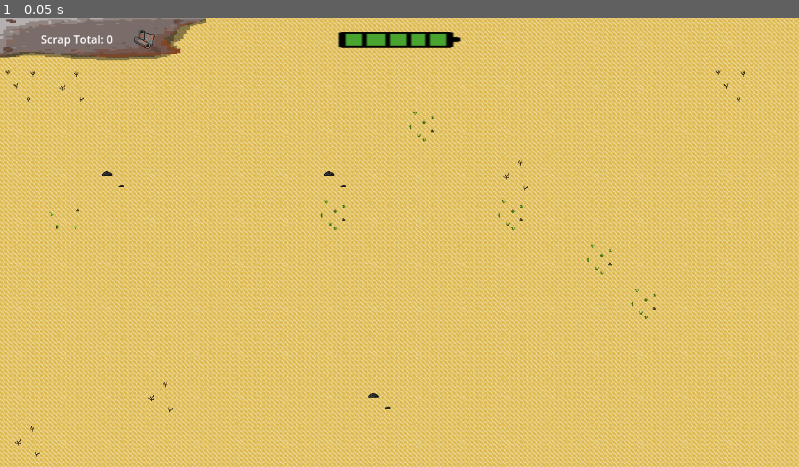
Above: before the commit, frame 1.
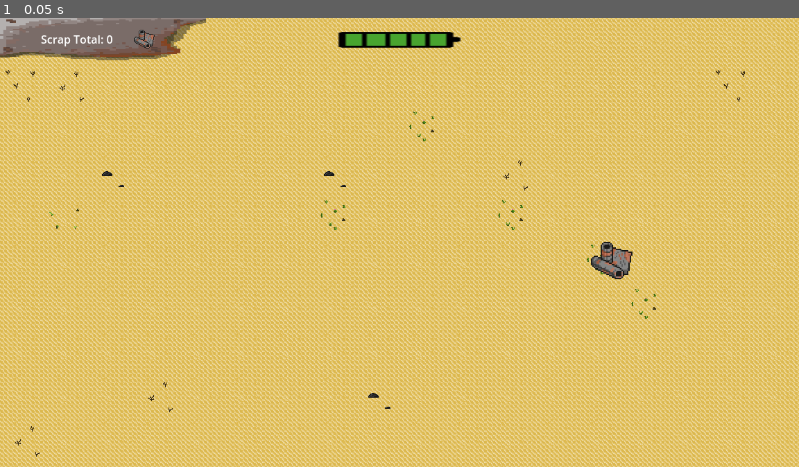
Above: after the commit, the same moment.

Repository: dbrogen/JawaGame
Game: Godot game, scene res://Scenes/Exploration/desert_dunes.tscn
The game is run twice, just before and just after one commit, with the same random seed, the same clock (stepped at 60 frames per second) and the same inputs. The project has no main scene, so this scene is started directly.
Inputs:
- Up to frame 1 (0.05 s): no input

The runs differ from the first frame. In frame 1, 0.3% of the frame differs, in the area x 73-80%, y 49-59%.

Commit message:
Added Scrap

Diff:
--- a/jawa-game/Scenes/Exploration/desert_dunes.tscn
+++ b/jawa-game/Scenes/Exploration/desert_dunes.tscn
@@ -1,7 +1,8 @@
-[gd_scene load_steps=5 format=4 uid="uid://f1o67c21tahp"]
+[gd_scene load_steps=6 format=4 uid="uid://f1o67c21tahp"]
 
 [ext_resource type="Texture2D" uid="uid://dh26q5w7mrysb" path="res://Art Assets/Tilemaps/Sand_tiles2.png" id="1_gtw8v"]
 [ext_resource type="PackedScene" uid="uid://cggsm67pmb2w7" path="res://Scenes/hud.tscn" id="2_ryqqg"]
+[ext_resource type="PackedScene" uid="uid://cchc6i0a5paho" path="res://Scenes/Exploration/scrap.tscn" id="3_v6ot0"]
 
 [sub_resource type="TileSetAtlasSource" id="TileSetAtlasSource_gtw8v"]
 texture = ExtResource("1_gtw8v")
@@ -50,4 +51,7 @@
 offset_right = 222.0
 offset_bottom = 61.0
 
+[node name="Scrap" parent="." instance=ExtResource("3_v6ot0")]
+position = Vector2(882, 349)
+
 [editable path="HUD"]
--- /dev/null
+++ b/jawa-game/Scenes/Exploration/scrap.tscn
@@ -0,0 +1,19 @@
+[gd_scene load_steps=4 format=3 uid="uid://cchc6i0a5paho"]
+
+[ext_resource type="Texture2D" uid="uid://dcwfflghsfram" path="res://Art Assets/metal_scrap2.png" id="1_cbmtp"]
+[ext_resource type="Script" uid="uid://cci0jim5qy46o" path="res://Scripts/scrap.gd" id="1_ktoea"]
+
+[sub_resource type="RectangleShape2D" id="RectangleShape2D_cbmtp"]
+size = Vector2(63, 58)
+
+[node name="Scrap" type="Node2D" groups=["Scrap"]]
+script = ExtResource("1_ktoea")
+
+[node name="Sprite2D" type="Sprite2D" parent="."]
+texture = ExtResource("1_cbmtp")
+
+[node name="Hitbox" type="Area2D" parent="."]
+
+[node name="Collider" type="CollisionShape2D" parent="Hitbox"]
+position = Vector2(-0.5, 0)
+shape = SubResource("RectangleShape2D_cbmtp")
--- /dev/null
+++ b/jawa-game/Scripts/scrap.gd
@@ -0,0 +1,4 @@
+class_name Scrap
+extends Node2D
+
+@export var points: int = 1;
Not shown, added: jawa-game/Scripts/scrap.gd.uid
